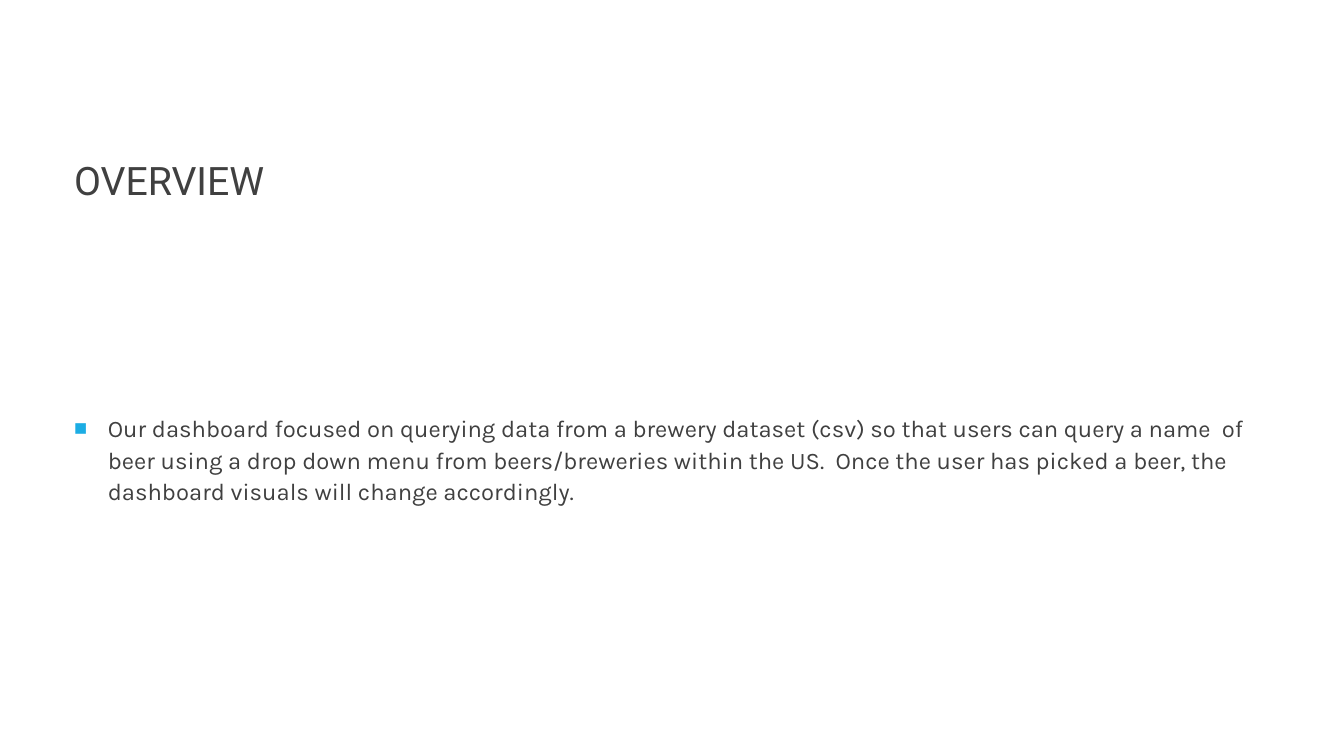
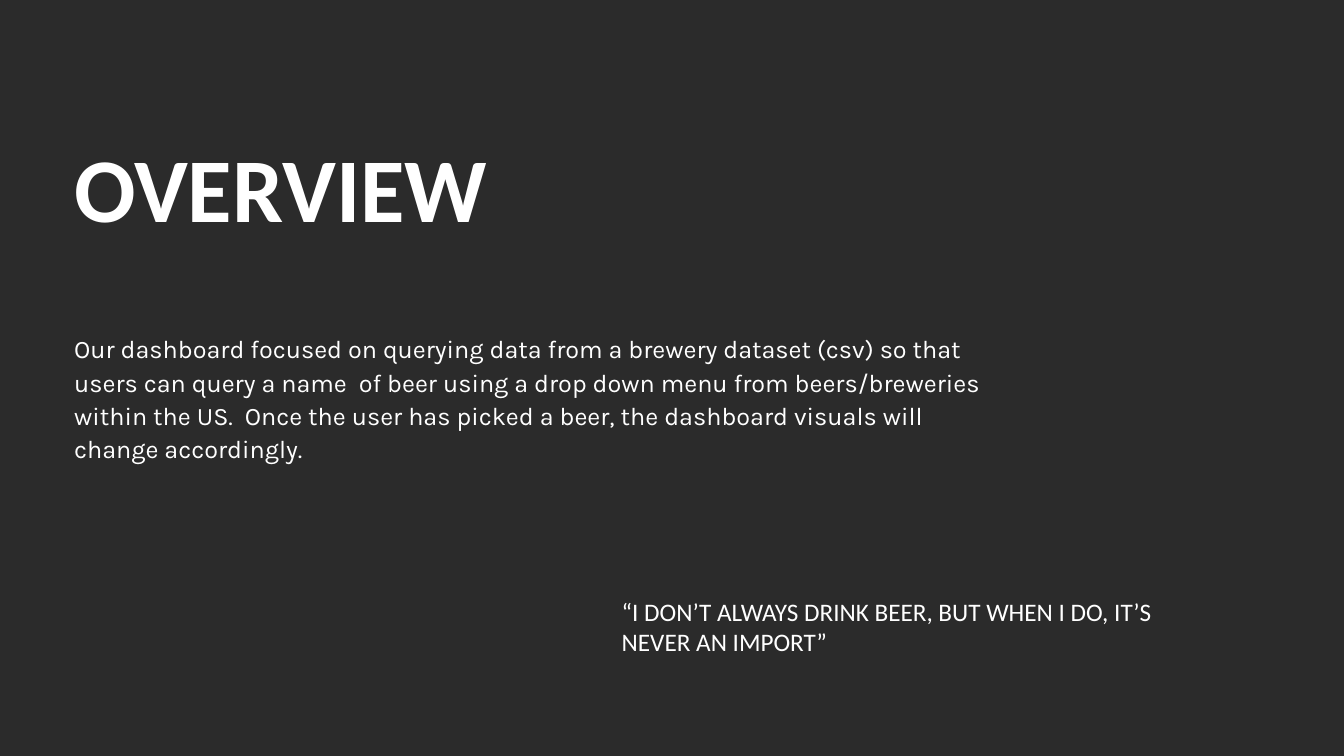
Before and after one commit to j1-aggie/Beers-of-the-USA, a slide deck: slide 2 of Beers of the USA.pptx (slide 3 before the commit). Drawn at 1344x756 pixels with LibreOffice and Linux fonts; fonts in the diff are those of the drawing; background and template pictures are left out; a plain dark background stands for a picture behind light text. Boxes give left, top, right and bottom in pixels: in the first picture for what was removed or moved away, otherwise in the second. Text is boxed around its words. In the diff, an @@ line names an element or a change of style, - is before the commit and + after.

```diff
--- a/Beers of the USA.pptx
+++ b/Beers of the USA.pptx
@@ background #FFFFFF to picture (left out) @@
@@ text "OVERVIEW" at <box>74,162,487,223</box>: size 28 to 65 pt, font Roboto to Calibri, text colour #404040 to #FFFFFF, bold on @@
@@ text "Our dashboard focused on querying ..." at <box>74,340,980,464</box>: size 17 to 18 pt, text colour #404040 to #FFFFFF; bullet ■ to none @@
@@ text added at <box>622,603,1151,651</box>, 18 pt, text #FFFFFF @@
+“I DON’T ALWAYS DRINK BEER, BUT WHEN I DO, IT’S NEVER AN IMPORT”
```
Also in this commit, not shown: 4 other slides changed, 1 slide added, 3 slides removed.
